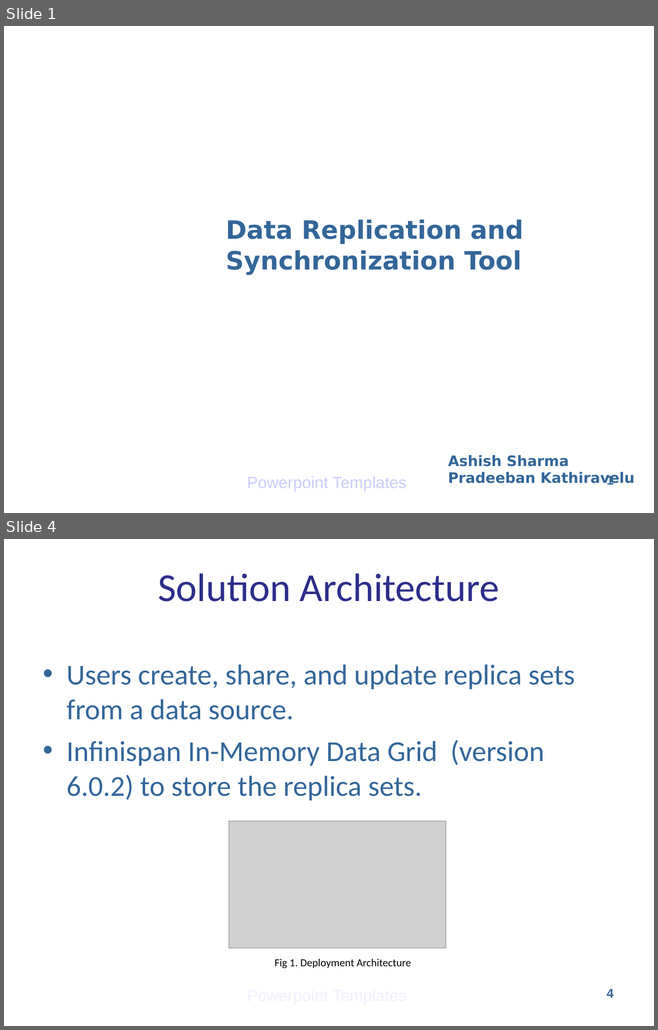
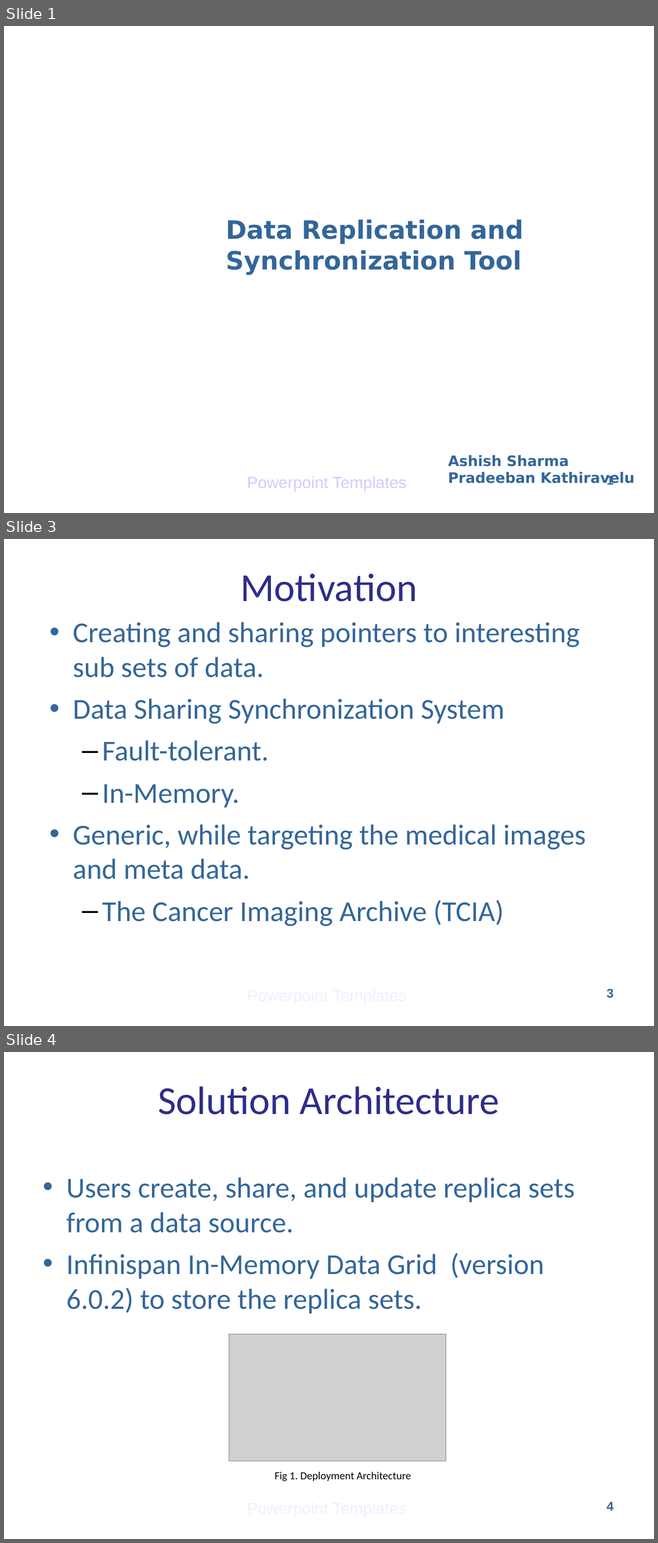
Before and after one commit to sharmalab/MEDIator, a slide deck: documentation/presentations/data replication and synchronization tool.ppt. Shown one above the other, each under a label of ours: slides 1 and 4 before the commit, slides 1, 3 and 4 after it; the slides between them are not shown. The pictures are 658x1030 and 658x1543 pixels, drawn with LibreOffice and Linux fonts; fonts in the diff are those of the drawing; grey boxes stand for pictures; background and template pictures are left out. Boxes give left, top, right and bottom in pixels: in the first picture for what was removed or moved away, otherwise in the second. Text is boxed around its words. In the diff, an @@ line names an element or a change of style, - is before the commit and + after.

Commit message:
Naming the product: MEDIator. Full name for the paper: A Data Sharing and Synchronization Middleware Platform for Heterogeneous Medical Data Sources

```diff
--- a/documentation/presentations/data replication and synchronization tool.ppt
+++ b/documentation/presentations/data replication and synchronization tool.ppt
@@ slide 3 added at bbox=[4, 539, 654, 1026], background picture (left out); not listed: 3 template elements that a slide beside it also shows @@
@@ text added at bbox=[240, 573, 417, 602], 44 pt, text #2D2D8A @@
+Motivation
@@ text added at bbox=[73, 622, 585, 922], 32 pt, text #336699 @@
+• Creating and sharing pointers to interesting sub sets of data.
+• Data Sharing Synchronization System
+  – Fault-tolerant.
+  – In-Memory.
+• Generic, while targeting the medical images and meta data.
+  – The Cancer Imaging Archive (TCIA)
```
Also in this commit, not shown: 1 slide changed, 1 other slide added, 2 slides removed, 3 other files.
